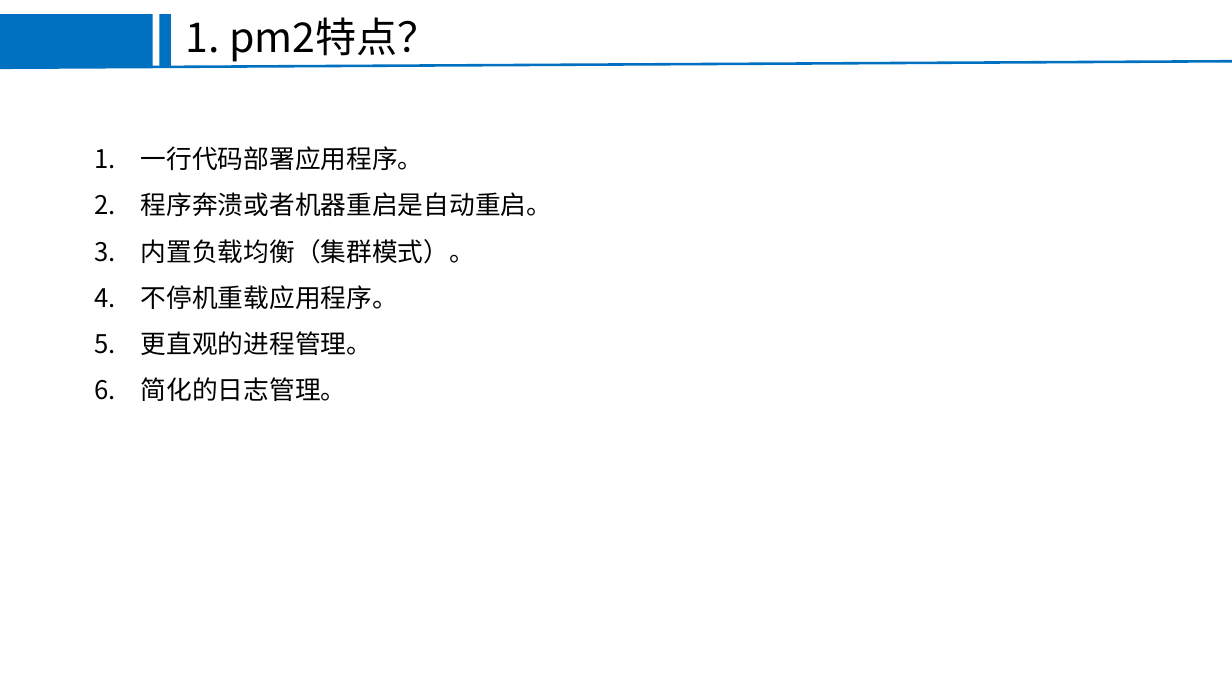
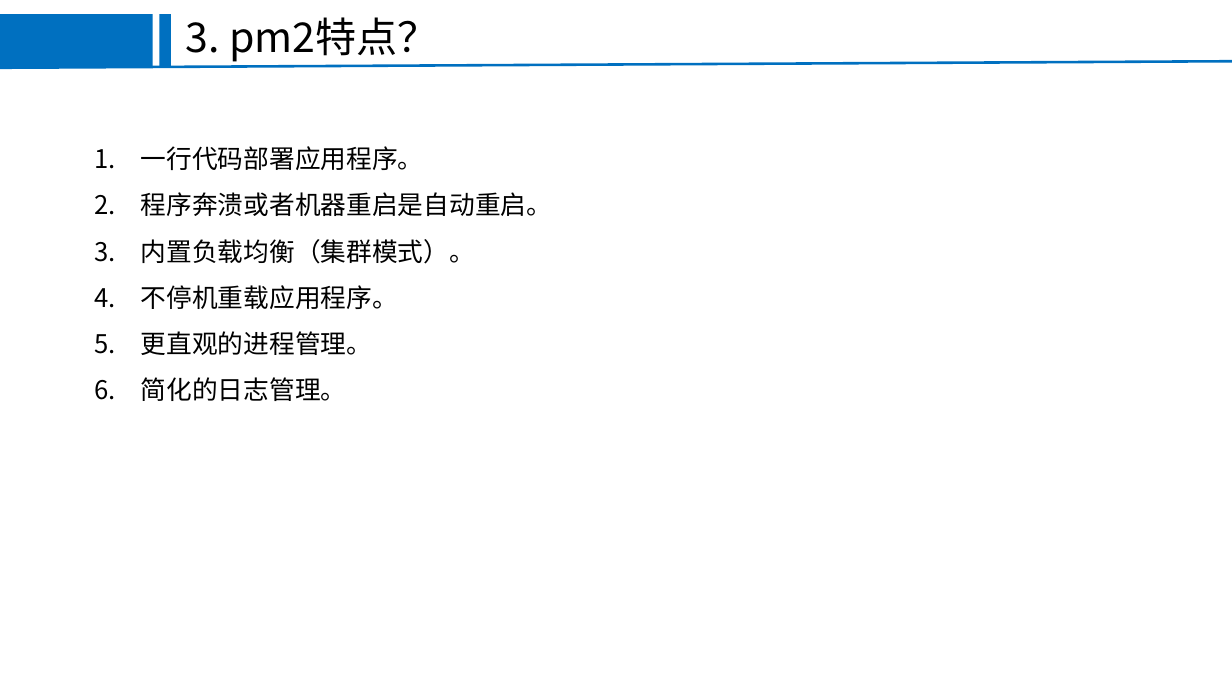
Before and after one commit to FEjohnny/demos, a slide deck: slide 7 of pm2/pm2.pptx (slide 4 before the commit). Drawn at 1232x693 pixels with LibreOffice and Linux fonts; fonts in the diff are those of the drawing; background and template pictures are left out. Boxes give left, top, right and bottom in pixels: in the first picture for what was removed or moved away, otherwise in the second. Text is boxed around its words. In the diff, an @@ line names an element or a change of style, - is before the commit and + after.

```diff
--- a/pm2/pm2.pptx
+++ b/pm2/pm2.pptx
@@ text at (186, 17, 439, 62): text changed @@
-1. pm2特点？
+3. pm2特点？
```
Also in this commit, not shown: 2 other slides changed, 13 slides added, 1 slide removed, 10 other files.
